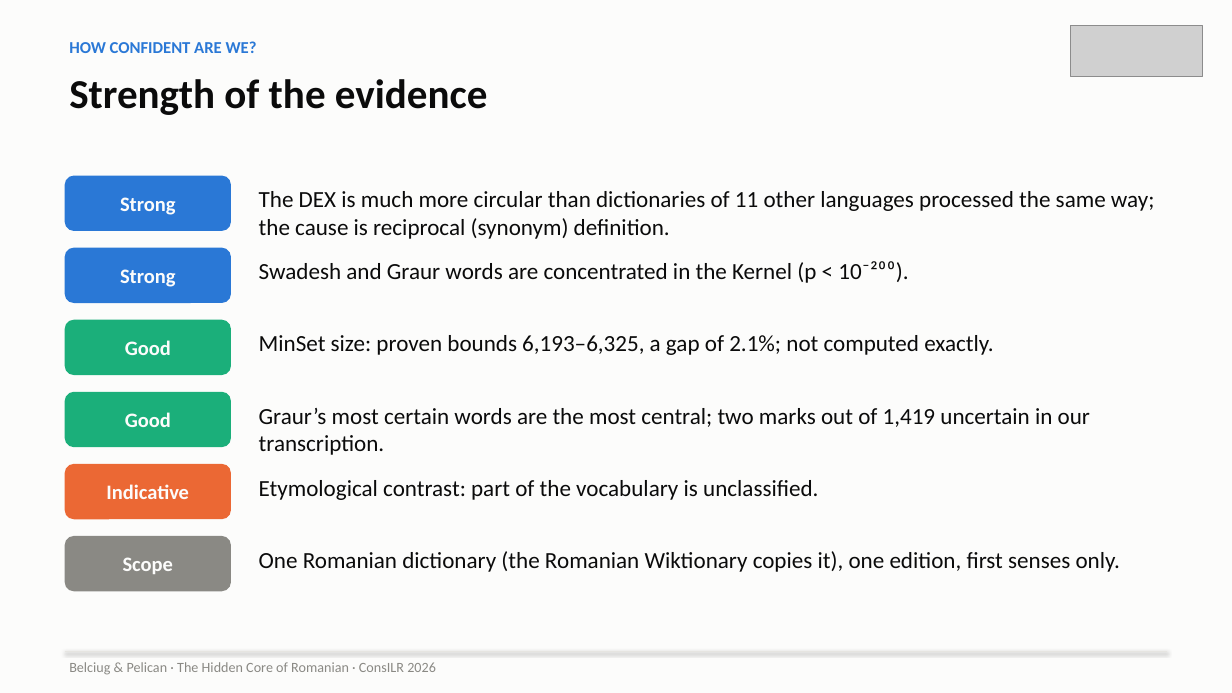
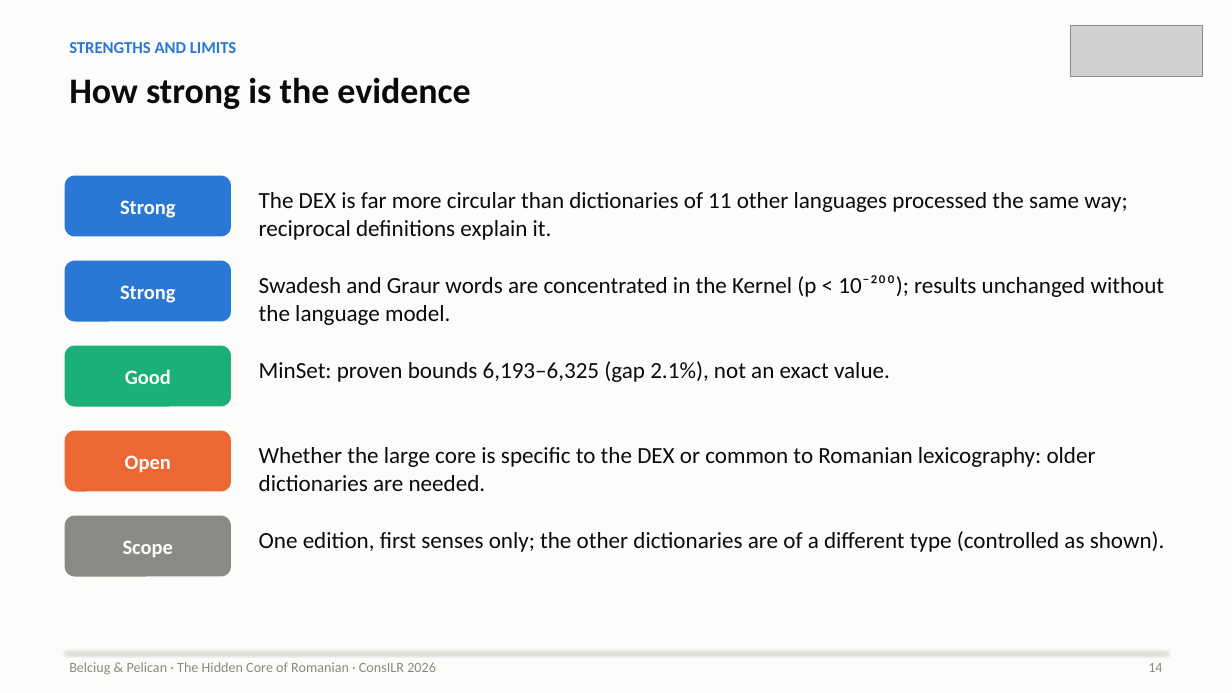
Before and after one commit to ovladon/hidden-core-romanian, a slide deck: slide 14 of slides/HiddenCore_ConsILR2026.pptx. Drawn at 1232x693 pixels with LibreOffice and Linux fonts; fonts in the diff are those of the drawing; grey boxes stand for pictures. Boxes give left, top, right and bottom in pixels: in the first picture for what was removed or moved away, otherwise in the second. Text is boxed around its words. In the diff, an @@ line names an element or a change of style, - is before the commit and + after.

```diff
--- a/slides/HiddenCore_ConsILR2026.pptx
+++ b/slides/HiddenCore_ConsILR2026.pptx
@@ text at (x1=69, y1=42, x2=236, y2=53): text changed @@
-HOW CONFIDENT ARE WE?
+STRENGTHS AND LIMITS
@@ text at (x1=69, y1=77, x2=470, y2=109): text changed; size 32 to 28 pt @@
-Strength of the evidence
+How strong is the evidence
@@ rounded rectangle "Strong" resized from (x1=65, y1=176, x2=231, y2=231) to (x1=65, y1=176, x2=231, y2=237) @@
@@ text at (x1=259, y1=192, x2=1128, y2=240): text changed @@
-The DEX is much more circular than dictionaries of 11 other languages processed the same way; the cause is reciprocal (synonym) definition.
+The DEX is far more circular than dictionaries of 11 other languages processed the same way; reciprocal definitions explain it.
@@ rounded rectangle "Strong" resized from (x1=65, y1=248, x2=231, y2=303) to (x1=65, y1=261, x2=231, y2=322) @@
@@ text at (x1=259, y1=275, x2=1165, y2=325): text changed @@
-Swadesh and Graur words are concentrated in the Kernel (p < 10⁻²⁰⁰).
+Swadesh and Graur words are concentrated in the Kernel (p < 10⁻²⁰⁰); results unchanged without the language model.
@@ rounded rectangle "Good" resized from (x1=65, y1=320, x2=231, y2=375) to (x1=65, y1=346, x2=231, y2=407) @@
@@ text at (x1=259, y1=361, x2=890, y2=382): text changed @@
-MinSet size: proven bounds 6,193–6,325, a gap of 2.1%; not computed exactly.
+MinSet: proven bounds 6,193–6,325 (gap 2.1%), not an exact value.
@@ rounded rectangle removed at (x1=65, y1=392, x2=231, y2=447) @@
-Good
@@ text removed at (x1=259, y1=408, x2=1090, y2=455) @@
-Graur’s most certain words are the most central; two marks out of 1,419 uncertain in our transcription.
@@ rounded rectangle added at (x1=65, y1=431, x2=231, y2=492), fill #EB6834, 16 pt, text #FCFCFB, bold @@
+Open
@@ text added at (x1=259, y1=447, x2=1096, y2=491), 18 pt, text #0B0B0B @@
+Whether the large core is specific to the DEX or common to Romanian lexicography: older dictionaries are needed.
@@ rounded rectangle removed at (x1=65, y1=464, x2=231, y2=519) @@
-Indicative
@@ text removed at (x1=259, y1=480, x2=818, y2=500) @@
-Etymological contrast: part of the vocabulary is unclassified.
@@ rounded rectangle "Scope" resized from (x1=65, y1=536, x2=231, y2=592) to (x1=65, y1=516, x2=231, y2=577) @@
@@ text at (x1=259, y1=531, x2=1165, y2=552): text changed @@
-One Romanian dictionary (the Romanian Wiktionary copies it), one edition, first senses only.
+One edition, first senses only; the other dictionaries are of a different type (controlled as shown).
@@ text added at (x1=1148, y1=663, x2=1162, y2=672), 11 pt, text #8A8984 @@
+14
```
Also in this commit, not shown: 10 other slides changed, 10 slides added, 4 slides removed, 2 other files.
